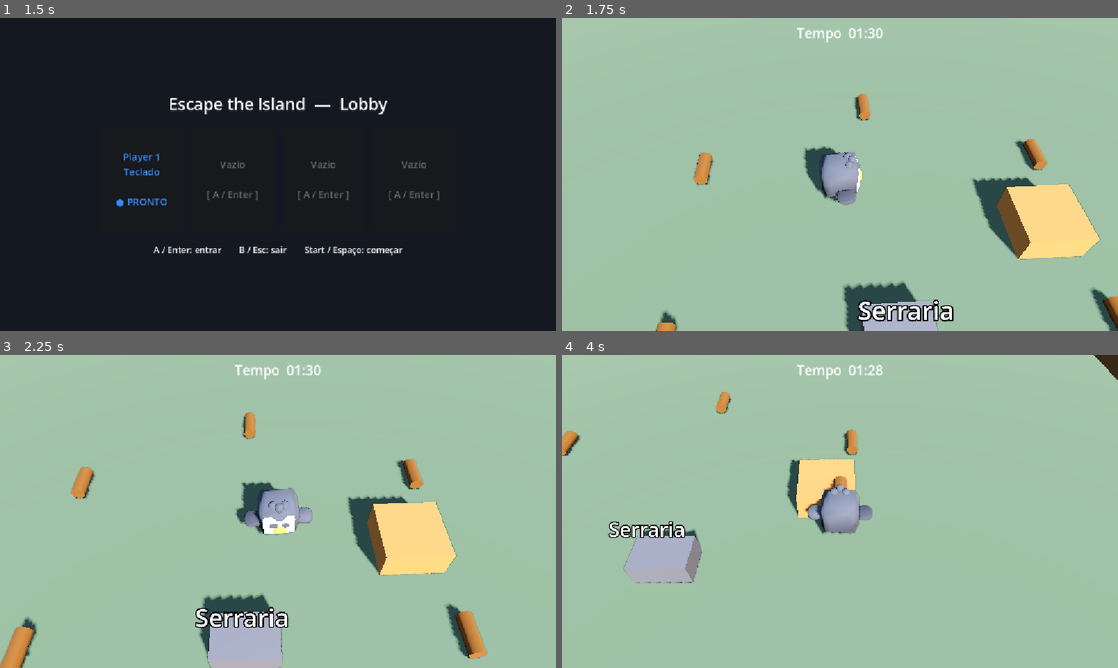
Above: before the commit, frames 1-4 (two rows, left to right).
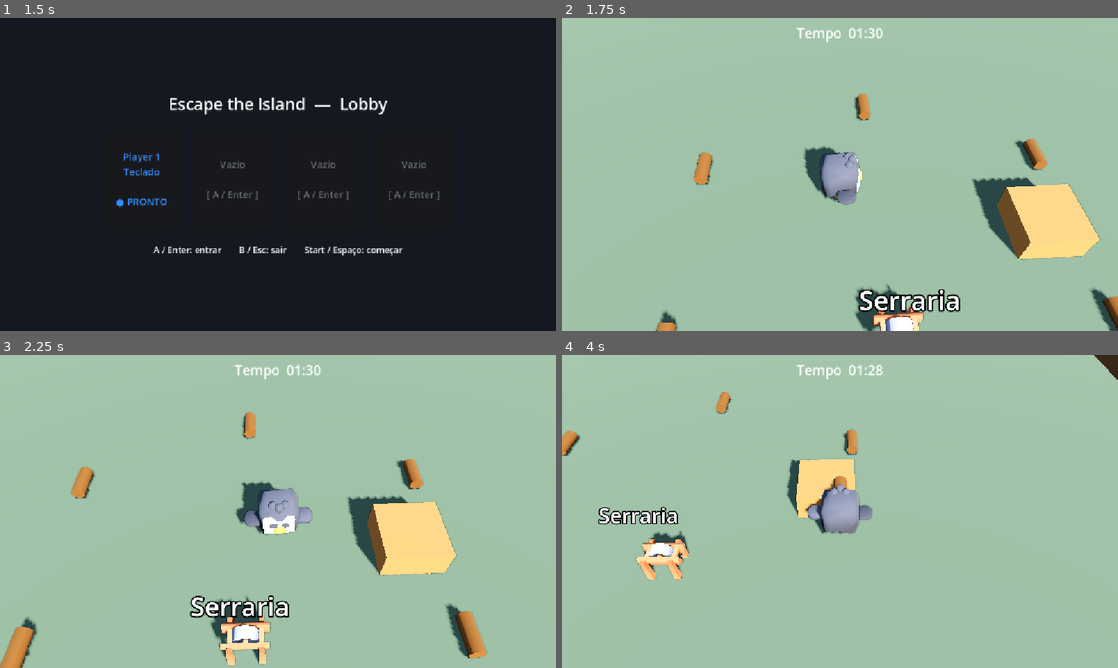
Above: after the commit, the same moments.

Repository: Hashiramaz/multiplayer-godot
Game: Godot game, scene res://scenes/menu/MainMenu.tscn
Same seed, same stepped clock (60 frames per second), same inputs: the game is played once before the commit and once after it.
Inputs:
- Up to frame 1 (1.5 s): click "Jogar" at 0.5 s; tap Enter at 1.25 s; hold D from 1.28 s (still down); hold E from 1.28 s (still down)
- Up to frame 2 (1.75 s): keep holding D; keep holding E; tap Space at 1.52 s
- Up to frame 3 (2.25 s): release D at 2.03 s; release E at 2.03 s; hold S from 2.03 s (still down); tap Enter at 2.1 s
- Up to frame 4 (4 s): tap Space at 2.27, 3.77 s; release S at 2.78 s; hold D 2.78-3.53 s; tap Keypad Enter at 2.85 s; hold W from 3.53 s (still down); tap Backspace at 3.6 s

Frame 1 is identical in both runs. In frame 2, 2.5% of the frame differs, in the area x 50-72%, y 84-100%; in frame 3, 3.0%, in the area x 34-52%, y 76-100%; in frame 4, 2.6%.

Commit message:
Sawmill visuals: workbench model, progress bar, and Label3D fix
- Sawmill now uses the SM_Workbench FBX model (scale/rotation set in-editor)
- 3D progress bar above the sawmill fills while it processes a log
- Fix: post-process shader now uses depth_draw_never so it stops occluding
  the Label3D text ("Serraria"/"Barco") drawn in the transparent pass
- Version the SM_Workbench asset (+ colormap)

Co-Authored-By: Claude Opus 4.8 <noreply@anthropic.com>

Diff:
--- a/Assets/Shaders/posterize_outline.gdshader
+++ b/Assets/Shaders/posterize_outline.gdshader
@@ -1,5 +1,7 @@
 shader_type spatial;
-render_mode unshaded;
+// depth_draw_never: the fullscreen quad must NOT write depth, otherwise it
+// occludes transparent objects drawn afterwards (Label3D text disappeared).
+render_mode unshaded, depth_draw_never;
 
 uniform sampler2D DEPTH_TEXTURE : source_color, hint_depth_texture, filter_linear_mipmap;
 uniform sampler2D NORMAL_TEXTURE : hint_normal_roughness_texture, filter_nearest;
--- a/scenes/interactables/Sawmill.tscn
+++ b/scenes/interactables/Sawmill.tscn
@@ -1,38 +1,58 @@
-[gd_scene load_steps=6 format=3]
+[gd_scene format=3 uid="uid://0f7aopcqkhmj"]
 
-[ext_resource type="Script" path="res://scripts/interactables/sawmill.gd" id="1_sawmill"]
+[ext_resource type="Script" uid="uid://cblcnt36w6rum" path="res://scripts/interactables/sawmill.gd" id="1_sawmill"]
 [ext_resource type="PackedScene" path="res://scenes/interactables/Plank.tscn" id="2_plank"]
+[ext_resource type="PackedScene" uid="uid://dga05ut4nusol" path="res://Assets/Visual/Props/SM_Workbench/SM_workbench.fbx" id="3_workbench"]
 
 [sub_resource type="BoxShape3D" id="area_shape"]
 size = Vector3(3, 2, 3)
 
-[sub_resource type="BoxMesh" id="base_mesh"]
-size = Vector3(1.8, 0.8, 1.2)
+[sub_resource type="BoxMesh" id="bar_bg_mesh"]
+size = Vector3(1.4, 0.2, 0.08)
 
-[sub_resource type="StandardMaterial3D" id="base_mat"]
-albedo_color = Color(0.45, 0.45, 0.5, 1)
-metallic = 0.4
-roughness = 0.6
+[sub_resource type="StandardMaterial3D" id="bar_bg_mat"]
+albedo_color = Color(0.08, 0.09, 0.11, 1)
 
-[node name="Sawmill" type="Area3D"]
+[sub_resource type="BoxMesh" id="bar_fill_mesh"]
+size = Vector3(1.4, 0.14, 0.12)
+
+[sub_resource type="StandardMaterial3D" id="bar_fill_mat"]
+albedo_color = Color(0.4, 0.85, 0.4, 1)
+emission_enabled = true
+emission = Color(0.2, 0.6, 0.2, 1)
+
+[node name="Sawmill" type="Area3D" unique_id=718002135]
 script = ExtResource("1_sawmill")
 plank_scene = ExtResource("2_plank")
 
-[node name="Collision" type="CollisionShape3D" parent="."]
+[node name="Collision" type="CollisionShape3D" parent="." unique_id=1683974159]
 transform = Transform3D(1, 0, 0, 0, 1, 0, 0, 0, 1, 0, 1, 0)
 shape = SubResource("area_shape")
 
-[node name="Base" type="MeshInstance3D" parent="."]
-transform = Transform3D(1, 0, 0, 0, 1, 0, 0, 0, 1, 0, 0.4, 0)
-mesh = SubResource("base_mesh")
-surface_material_override/0 = SubResource("base_mat")
+[node name="Workbench" parent="." unique_id=1513229230 instance=ExtResource("3_workbench")]
+transform = Transform3D(-1.6588473e-07, 0, 3.795, 0, 3.795, 0, -3.795, 0, -1.6588473e-07, 0, 0, 0)
 
-[node name="Output" type="Marker3D" parent="."]
+[node name="Output" type="Marker3D" parent="." unique_id=1434880931]
 transform = Transform3D(1, 0, 0, 0, 1, 0, 0, 0, 1, 0, 0.3, 1.3)
 
-[node name="Label" type="Label3D" parent="."]
-transform = Transform3D(1, 0, 0, 0, 1, 0, 0, 0, 1, 0, 1.9, 0)
+[node name="Label" type="Label3D" parent="." unique_id=980955179]
+transform = Transform3D(1, 0, 0, 0, 1, 0, 0, 0, 1, 0, 2.5, 0)
+pixel_size = 0.01
 billboard = 1
-pixel_size = 0.01
+text = "Serraria"
 font_size = 56
-text = "Serraria"
+
+[node name="ProgressBar" type="Node3D" parent="." unique_id=120831292]
+transform = Transform3D(1, 0, 0, 0, 1, 0, 0, 0, 1, 0, 2, 0)
+
+[node name="Bg" type="MeshInstance3D" parent="ProgressBar" unique_id=1883507483]
+mesh = SubResource("bar_bg_mesh")
+surface_material_override/0 = SubResource("bar_bg_mat")
+
+[node name="Fill" type="Node3D" parent="ProgressBar" unique_id=783518897]
+transform = Transform3D(1, 0, 0, 0, 1, 0, 0, 0, 1, -0.7, 0, 0.02)
+
+[node name="FillMesh" type="MeshInstance3D" parent="ProgressBar/Fill" unique_id=2057959525]
+transform = Transform3D(1, 0, 0, 0, 1, 0, 0, 0, 1, 0.7, 0, 0)
+mesh = SubResource("bar_fill_mesh")
+surface_material_override/0 = SubResource("bar_fill_mat")
--- a/scripts/interactables/sawmill.gd
+++ b/scripts/interactables/sawmill.gd
@@ -13,10 +13,13 @@
 
 @onready var _output: Node3D = $Output
 @onready var _label: Label3D = $Label
+@onready var _progress_bar: Node3D = $ProgressBar
+@onready var _fill: Node3D = $ProgressBar/Fill
 
 func _ready() -> void:
 	add_to_group("station")
 	_update_label()
+	_update_bar()
 
 func accepts(item_kind: String) -> bool:
 	return item_kind == "log"
@@ -34,6 +37,7 @@
 		if _timer <= 0.0:
 			_finish_one()
 		_update_label()
+		_update_bar()
 	elif _queue > 0:
 		_start_one()
 
@@ -42,6 +46,7 @@
 	_working = true
 	_timer = process_time
 	_update_label()
+	_update_bar()
 
 func _finish_one() -> void:
 	_working = false
@@ -51,6 +56,16 @@
 		var jitter := Vector3(randf_range(-0.3, 0.3), 0.0, randf_range(-0.3, 0.3))
 		plank.global_transform = Transform3D(Basis.IDENTITY, _output.global_position + jitter)
 	_update_label()
+	_update_bar()
+
+## Progress bar: visible only while working; the fill grows left-to-right 0 -> 1.
+func _update_bar() -> void:
+	_progress_bar.visible = _working
+	# Keep a tiny minimum so the fill's transform never collapses to zero scale.
+	var progress := 0.02
+	if _working and process_time > 0.0:
+		progress = clampf(1.0 - _timer / process_time, 0.02, 1.0)
+	_fill.scale.x = progress
 
 func _update_label() -> void:
 	if _working:
Binary file added: Assets/Visual/Props/SM_Workbench/SM_workbench.fbx
Not shown, added: Assets/Visual/Props/SM_Workbench/SM_workbench.fbx.import
Binary file added: Assets/Visual/Props/SM_Workbench/colormap.png
Not shown, added: Assets/Visual/Props/SM_Workbench/colormap.png.import
Not shown, changed: docs/ARCHITECTURE.md
